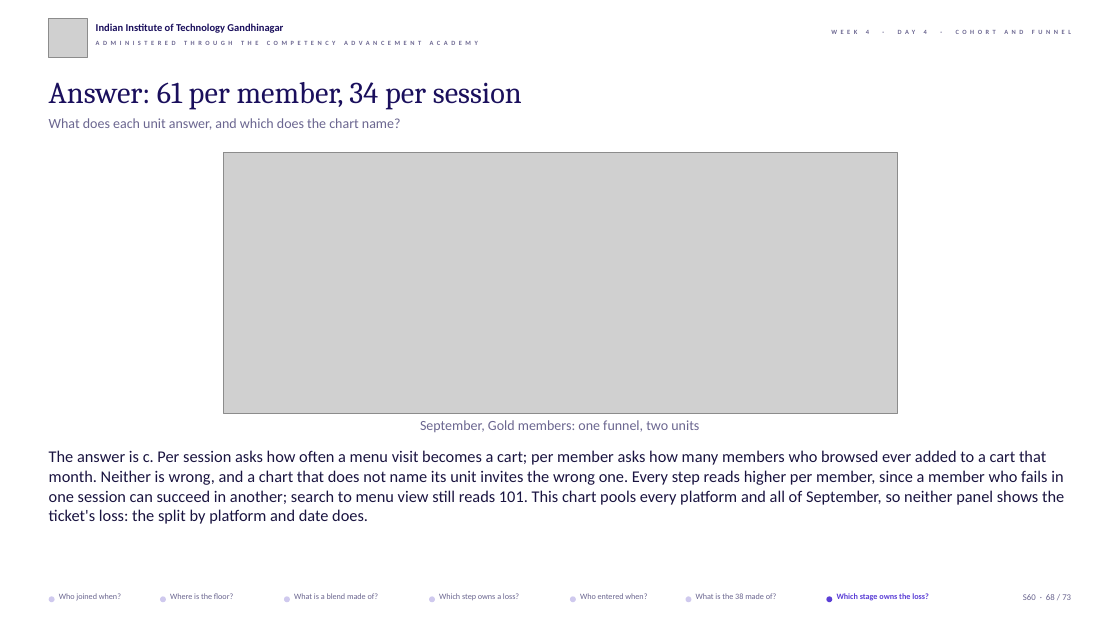
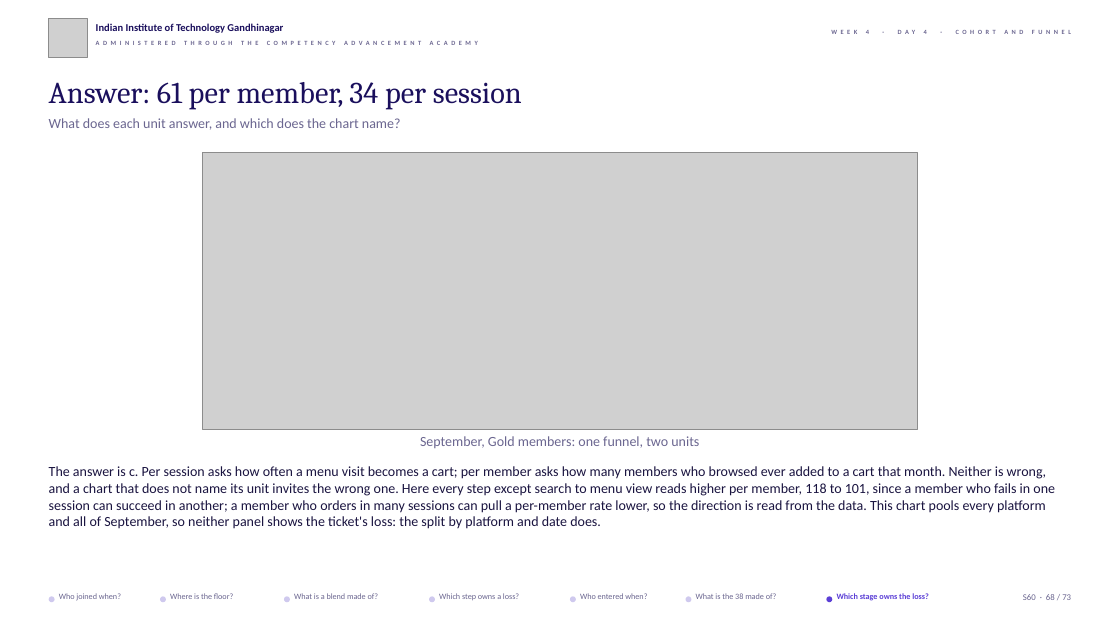
Before and after one commit to fde-academy-lab/c2-content-factory, a slide deck: slide 68 of content/W04/D4/slides/C2_W04_D04_half1_STUDENT.pptx. Drawn at 1120x630 pixels with LibreOffice and Linux fonts; fonts in the diff are those of the drawing; grey boxes stand for pictures; background and template pictures are left out. Boxes give left, top, right and bottom in pixels: in the first picture for what was removed or moved away, otherwise in the second. Text is boxed around its words. In the diff, an @@ line names an element or a change of style, - is before the commit and + after.

```diff
--- a/content/W04/D4/slides/C2_W04_D04_half1_STUDENT.pptx
+++ b/content/W04/D4/slides/C2_W04_D04_half1_STUDENT.pptx
@@ picture: place and size @@
-picture at (223,153,897,413)
+picture at (202,153,918,429)
@@ text "September, Gold members: one funnel, ...": place and size @@
-text "September, Gold members: one funnel, ..." at (420,420,699,432)
+text "September, Gold members: one funnel, ..." at (420,436,699,448)
@@ text at (49,466,1055,529): text changed; size 14 to 12 pt @@
-The answer is c. Per session asks how often a menu visit becomes a cart; per member asks how many members who browsed ever added to a cart that month. Neither is wrong, and a chart that does not name its unit invites the wrong one. Every step reads higher per member, since a member who fails in one session can succeed in another; search to menu view still reads 101. This chart pools every platform and all of September, so neither panel shows the ticket's loss: the split by platform and date does.
+The answer is c. Per session asks how often a menu visit becomes a cart; per member asks how many members who browsed ever added to a cart that month. Neither is wrong, and a chart that does not name its unit invites the wrong one. Here every step except search to menu view reads higher per member, 118 to 101, since a member who fails in one session can succeed in another; a member who orders in many sessions can pull a per-member rate lower, so the direction is read from the data. This chart pools every platform and all of September, so neither panel shows the ticket's loss: the split by platform and date does.
```
Also in this commit, not shown: 32 other slides changed, 4 other files.
